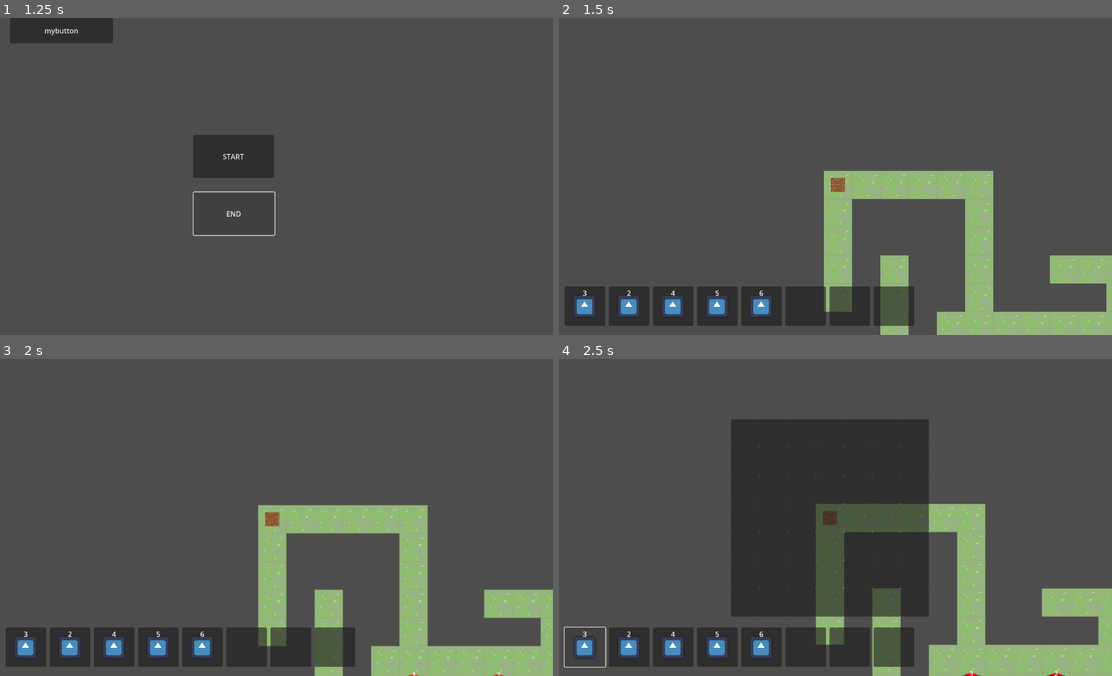
Above: before the commit, frames 1-4 (two rows, left to right).
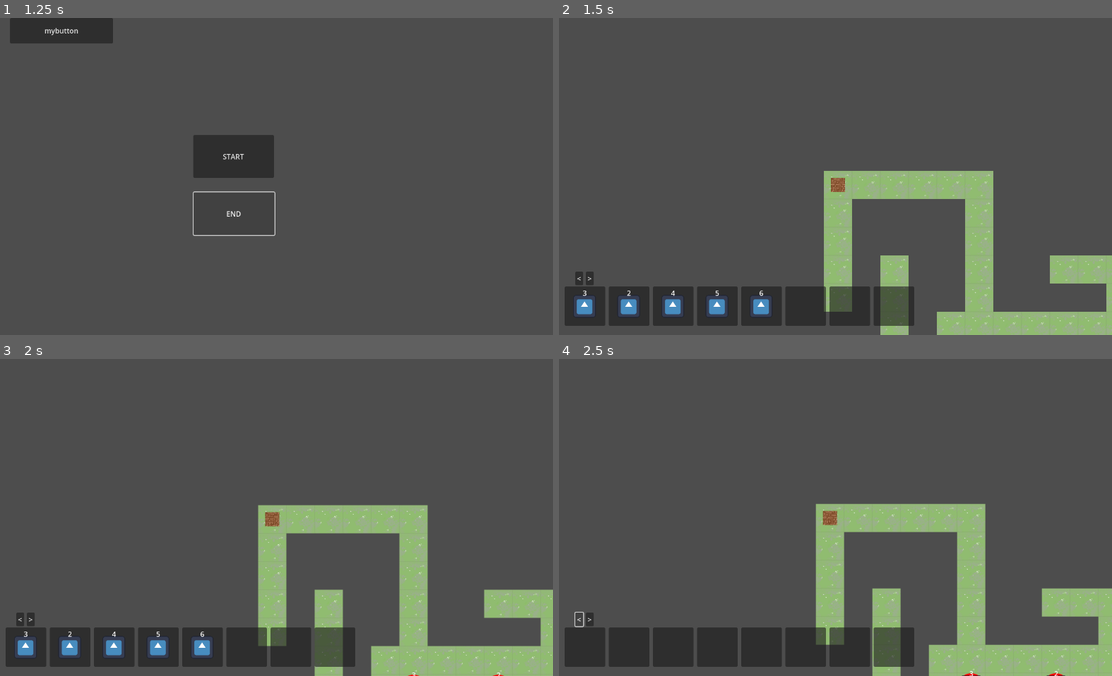
Above: after the commit, the same moments.

Repository: Flash-Night/ld58
Game: Godot game, scene res://main.tscn
Two runs of this game, one before a commit and one after it. Both use one fixed random seed, a clock stepped at 60 frames per second and the inputs below. The engine's default icon, where the game draws it, is replaced by a stand-in: a white triangle on a blue panel in a dark square.
Inputs (mouse positions are in pixels of both pictures, inside the frame that each line leads up to; where the layout moved, square brackets give the same spot in the first picture):
- Up to frame 1 (1.25 s): click "END" at 0.5 s
- Up to frame 2 (1.5 s): click "START" at 1.25 s
- Up to frame 3 (2 s): no input
- Up to frame 4 (2.5 s): click (581, 618) [586, 647] at 2 s

Frame 1 is identical in both runs. In frame 2, 0.1% of the frame differs, in the area x 2-7%, y 80-85%; in frame 3, 0.1%; in frame 4, 24%, in the area x 0-67%, y 19-98%.

Commit message:
switch monster page

Diff:
--- a/camera_ui.tscn
+++ b/camera_ui.tscn
@@ -13,3 +13,19 @@
 offset_right = 40.0
 offset_bottom = 40.0
 script = ExtResource("2_v183y")
+
+[node name="Button" type="Button" parent="Control"]
+layout_mode = 0
+offset_left = -576.0
+offset_top = 216.0
+offset_right = -558.0
+offset_bottom = 247.0
+text = "<"
+
+[node name="Button2" type="Button" parent="Control"]
+layout_mode = 0
+offset_left = -552.0
+offset_top = 216.0
+offset_right = -534.0
+offset_bottom = 247.0
+text = ">"
--- a/control.gd
+++ b/control.gd
@@ -1,21 +1,45 @@
 extends Control
 
 @export var game_control:Control
+
+@onready var page_button_l=$Button
+@onready var page_button_r=$Button2
 var selecting:int
 var buttons:Array[Button]
 var max_using = 8
+var max_page = 2
+var now_page:int
 var scene :PackedScene
 func _ready() -> void:
 	if scene!= null:
 		return
 	scene=preload("res://monster_using.tscn")
-	buttons.resize(max_using)
+	for j in range(max_page):
+		for i in range(max_using):
+			buttons.append(scene.instantiate())
+			var k=j*max_using +i
+			add_child(buttons[k])
+			buttons[k].position.x=-600+i*100
+			buttons[k].position.y=250
+			buttons[k].z_index=20
+			buttons[k].hide()
+	now_page=0
 	for i in range(max_using):
-		buttons[i] = scene.instantiate()
-		add_child(buttons[i])
-		buttons[i].position.x=-600+i*100
-		buttons[i].position.y=250
-		buttons[i].z_index=20
+		buttons[i].show()
+	page_button_l.pressed.connect(switch_page.bind(-1))
+	page_button_r.pressed.connect(switch_page.bind(1))
+func switch_page(x:int)->void:
+	var next_page=now_page+x
+	if next_page>=max_page:
+		next_page-=max_page
+	if next_page<0:
+		next_page+=max_page
+	for i in range(max_using):
+		buttons[now_page*max_using+i].hide()
+	for i in range(max_using):
+		buttons[next_page*max_using+i].show()
+	now_page=next_page
+
 func bconnect()->void:
 	_ready()
 	for i in range(max_using):
@@ -26,7 +50,7 @@
 	var monster=buttons[x].get_node("Monster")
 	monster.init_show_only(id)
 
-func _process(delta: float) -> void:
+func _process(_delta: float) -> void:
 	#selecting=0
 	for i in range(max_using):
 		if buttons[i].button_pressed:
